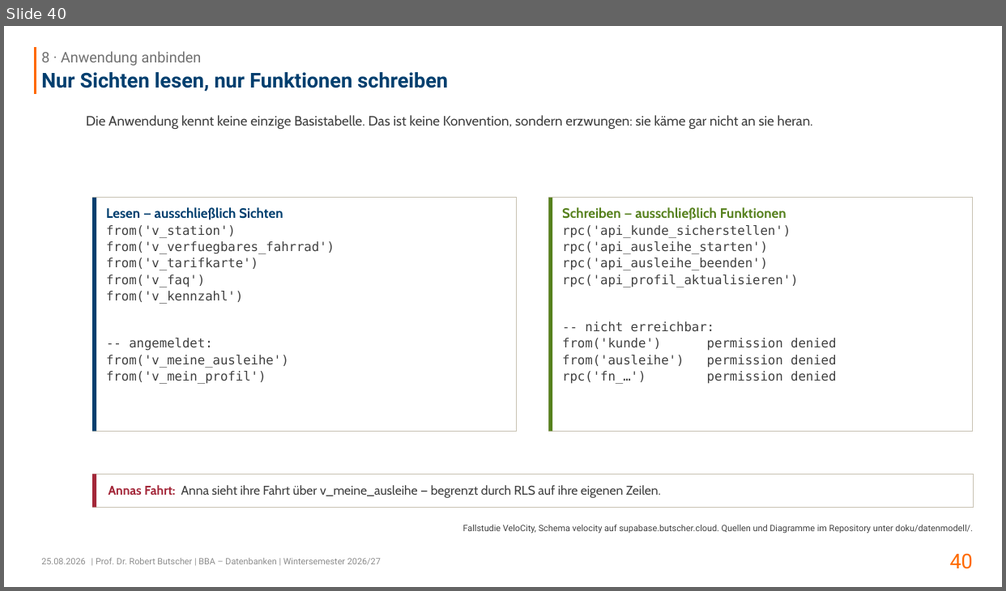
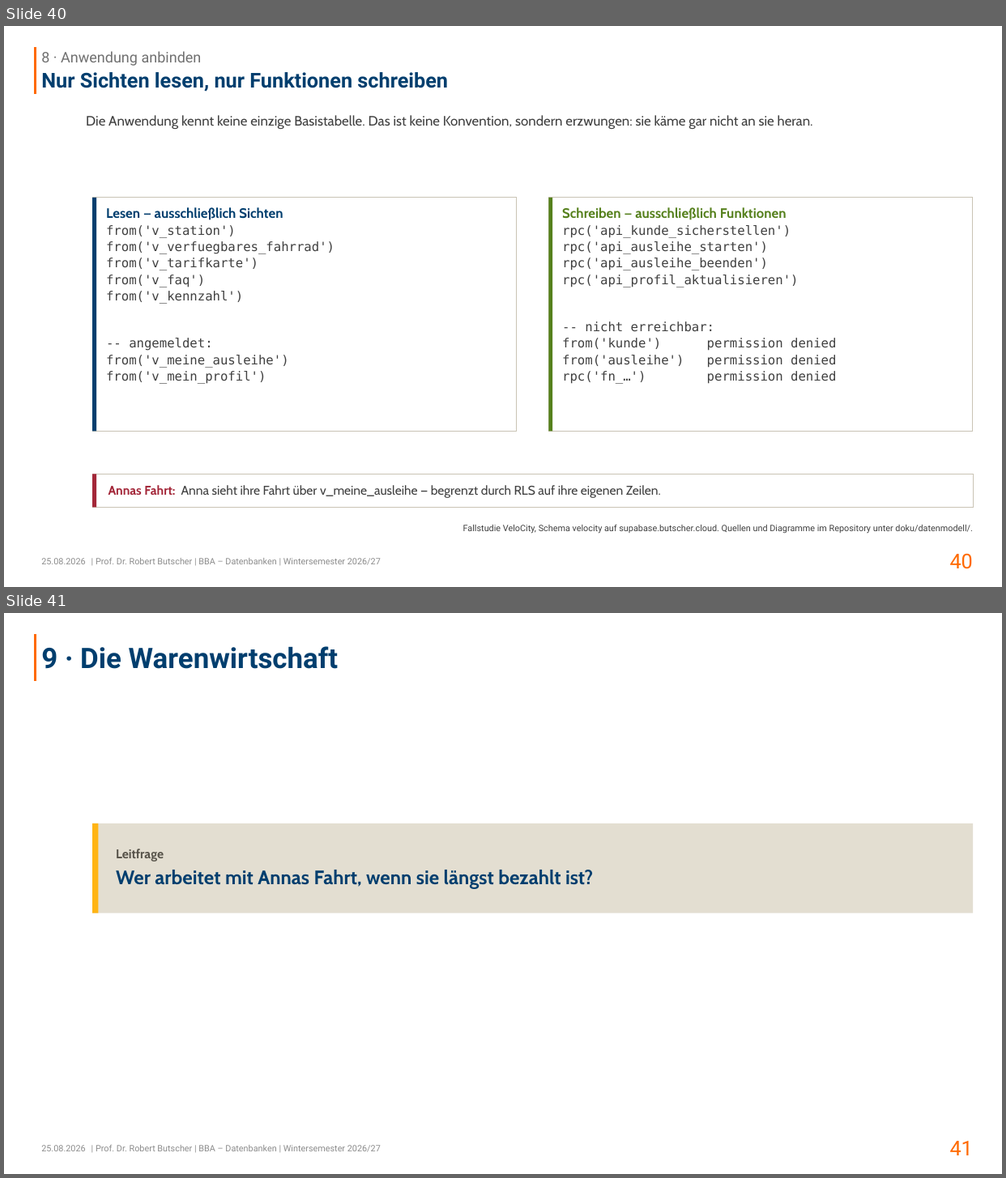
Before and after one commit to swrobuts/velocity-fallstudie, a slide deck: slides/velocity-datenbankentwurf.pptx. Shown one above the other, each under a label of ours: slide 40 before the commit, slides 40 and 41 after it. The pictures are 1006x591 and 1006x1178 pixels, drawn with LibreOffice and Linux fonts; fonts in the diff are those of the drawing. Boxes give left, top, right and bottom in pixels: in the first picture for what was removed or moved away, otherwise in the second. Text is boxed around its words. In the diff, an @@ line names an element or a change of style, - is before the commit and + after.

```diff
--- a/slides/velocity-datenbankentwurf.pptx
+++ b/slides/velocity-datenbankentwurf.pptx
@@ slide 41 added at [4,613,1002,1174], background #FFFFFF; not listed: 4 template elements that a slide beside it also shows @@
@@ title added at [41,646,338,669], 29 pt, text #003E6E, bold @@
+9 · Die Warenwirtschaft
@@ rectangle added at [92,824,973,914], fill #E3DED1 @@
@@ rectangle added at [92,824,98,914], fill #FFB414 @@
@@ text added at [116,849,593,889], 20 pt, text #003E6E, bold @@
+Leitfrage
+Wer arbeitet mit Annas Fahrt, wenn sie längst bezahlt ist?
```
Also in this commit, not shown: 5 slides changed, 12 other slides added, 11 other files.
